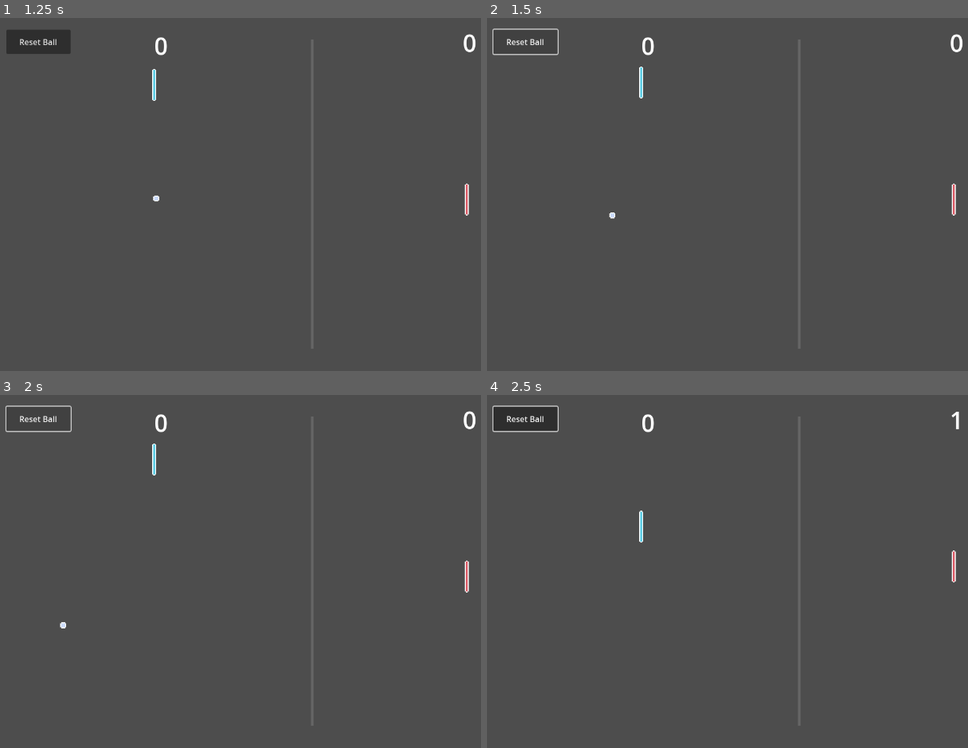
Above: before the commit, frames 1-4 (two rows, left to right).
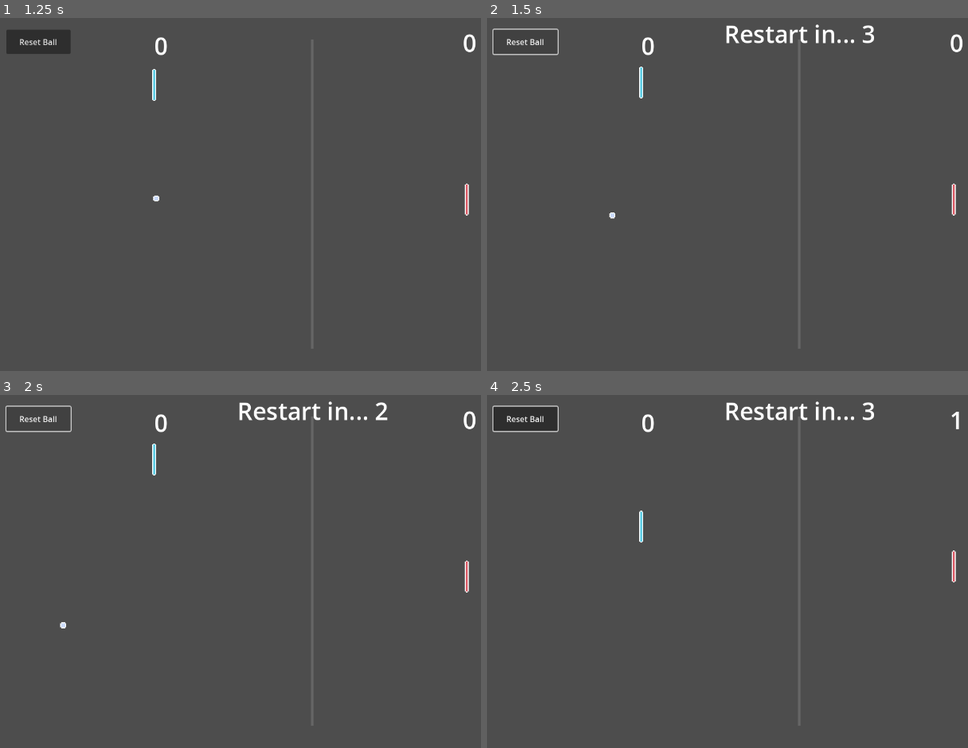
Above: after the commit, the same moments.

Repository: jordonbigelow/Pixel-Art-Pong
Game: Godot game, scene res://scenes/game_scene.tscn
Same seed, same stepped clock (60 frames per second), same inputs: the game is played once before the commit and once after it.
Inputs (mouse positions are in pixels of both pictures, inside the frame that each line leads up to):
- Up to frame 1 (1.25 s): tap Enter at 0.5 s; move the mouse to (452, 176) at 0.52 s; hold W (p1_move_up) from 0.53 s (still down); tap K (p2_move_down) at 0.6 s; click (452, 176) at 0.67 s
- Up to frame 2 (1.5 s): release W (p1_move_up) at 1.25 s; click "Reset Ball" at 1.25 s
- Up to frame 3 (2 s): no input
- Up to frame 4 (2.5 s): move the mouse to (674, 592) at 2.02 s; hold S (p1_move_down) from 2.03 s (still down); tap I (p2_move_up) at 2.1 s

Frame 1 is identical in both runs. In frame 2, 0.6% of the frame differs, in the area x 49-81%, y 1-8%; in frame 3, 0.6%; in frame 4, 0.6%.
Error before the commit: Invalid call. Nonexistent function '_reset_timer' in base 'Timer'. (res://scripts/game_scene.gd:25)

Commit message:
moved reset_timer.gd into the scripts folder

Diff:
--- a/scenes/reset_timer.tscn
+++ b/scenes/reset_timer.tscn
@@ -1,12 +1,36 @@
 [gd_scene load_steps=3 format=3 uid="uid://cpqd8cf4dsrwm"]
 
-[ext_resource type="Script" path="res://scenes/reset_timer.gd" id="1_yamgj"]
+[sub_resource type="GDScript" id="GDScript_60x00"]
+script/source = "extends Timer
+
+signal started
+
+@onready var countdown: String = $Label.text
+
+
+func _on_timeout() -> void:
+	$Label.visible = false
+	get_tree().reload_current_scene()
+
+
+func _on_started() -> void:
+	$Label.visible = true
+
+
+func _reset_timer() -> void:
+	start(3.0)
+	started.emit()
+
+
+func _process(_delta: float) -> void:
+	$Label.text = \"Restart in... \" + str(round($\".\".time_left))
+"
 
 [sub_resource type="LabelSettings" id="LabelSettings_eyts0"]
 font_size = 48
 
 [node name="ResetTimer" type="Timer"]
-script = ExtResource("1_yamgj")
+script = SubResource("GDScript_60x00")
 
 [node name="Label" type="Label" parent="."]
 visible = false
